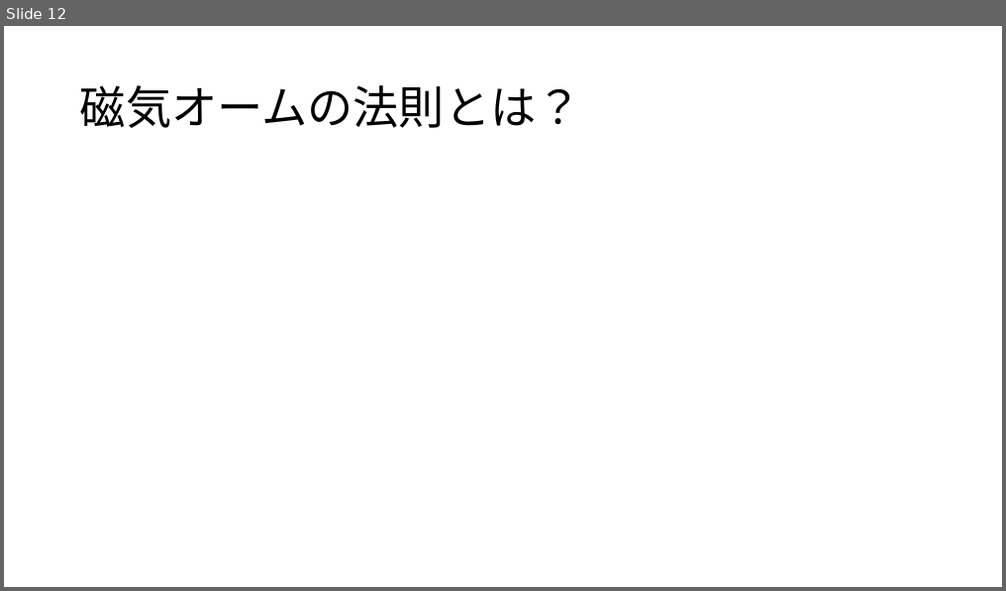
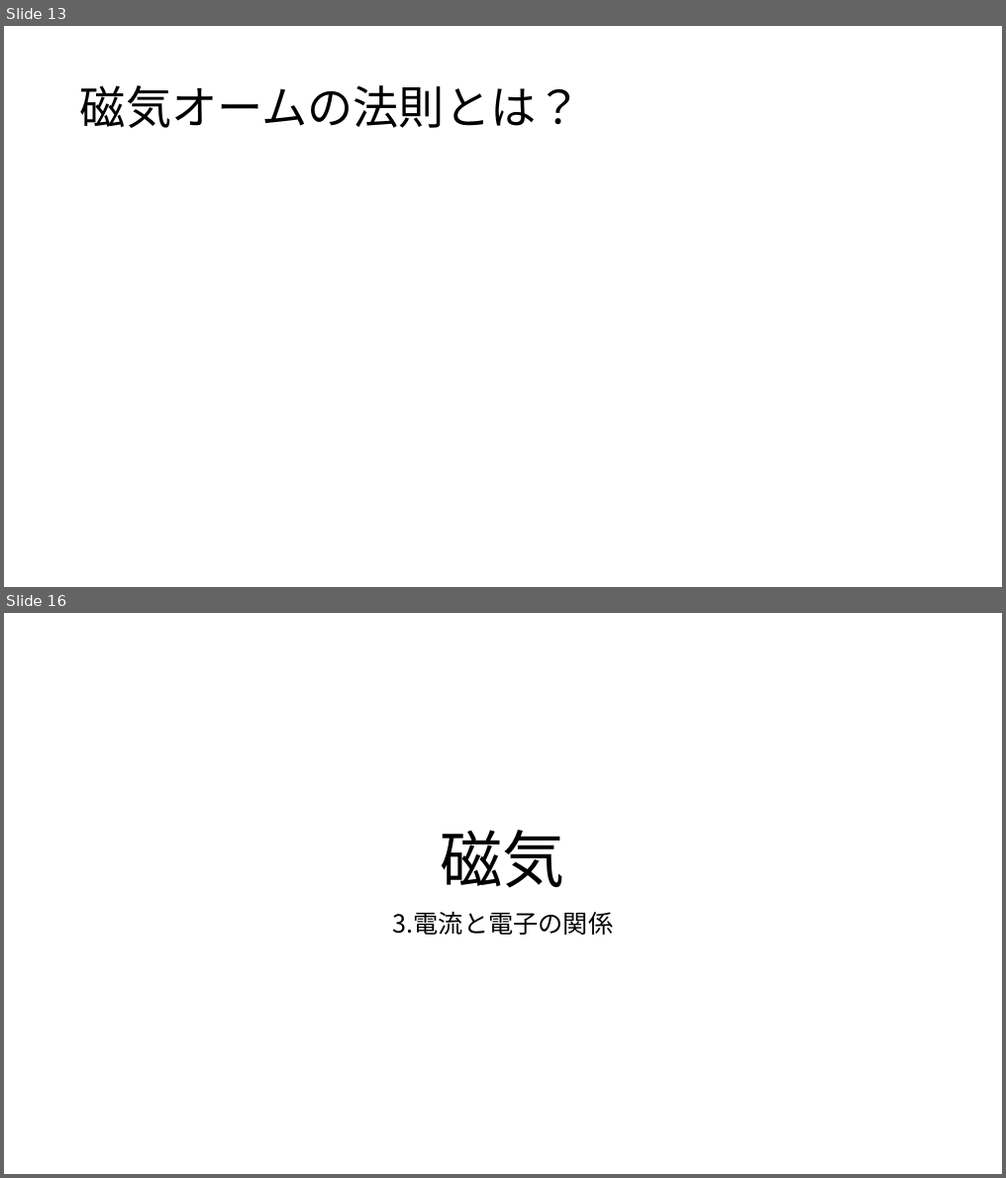
Before and after one commit to irucairuca/denkinonigemichi, a slide deck: irucadenkidaigaku/slide/jiki.pptm. Shown one above the other, each under a label of ours: slide 12 before the commit, slides 13 and 16 after it; the slides between them are not shown. The pictures are 1006x591 and 1006x1178 pixels, drawn with LibreOffice and Linux fonts; fonts in the diff are those of the drawing; grey boxes stand for pictures. Boxes give left, top, right and bottom in pixels: in the first picture for what was removed or moved away, otherwise in the second. Text is boxed around its words. In the diff, an @@ line names an element or a change of style, - is before the commit and + after.

```diff
--- a/irucadenkidaigaku/slide/jiki.pptm
+++ b/irucadenkidaigaku/slide/jiki.pptm
@@ slide 16 added at (4,613,1002,1174), background #FFFFFF @@
@@ title added at (441,830,565,888), 60 pt, text #000000 @@
+磁気
@@ subtitle added at (393,911,614,935), 24 pt, text #000000 @@
+3.電流と電子の関係
@@ what was slide 12 is now slide 13 @@
```
Also in this commit, not shown: 2 slides changed, 25 other slides added.
